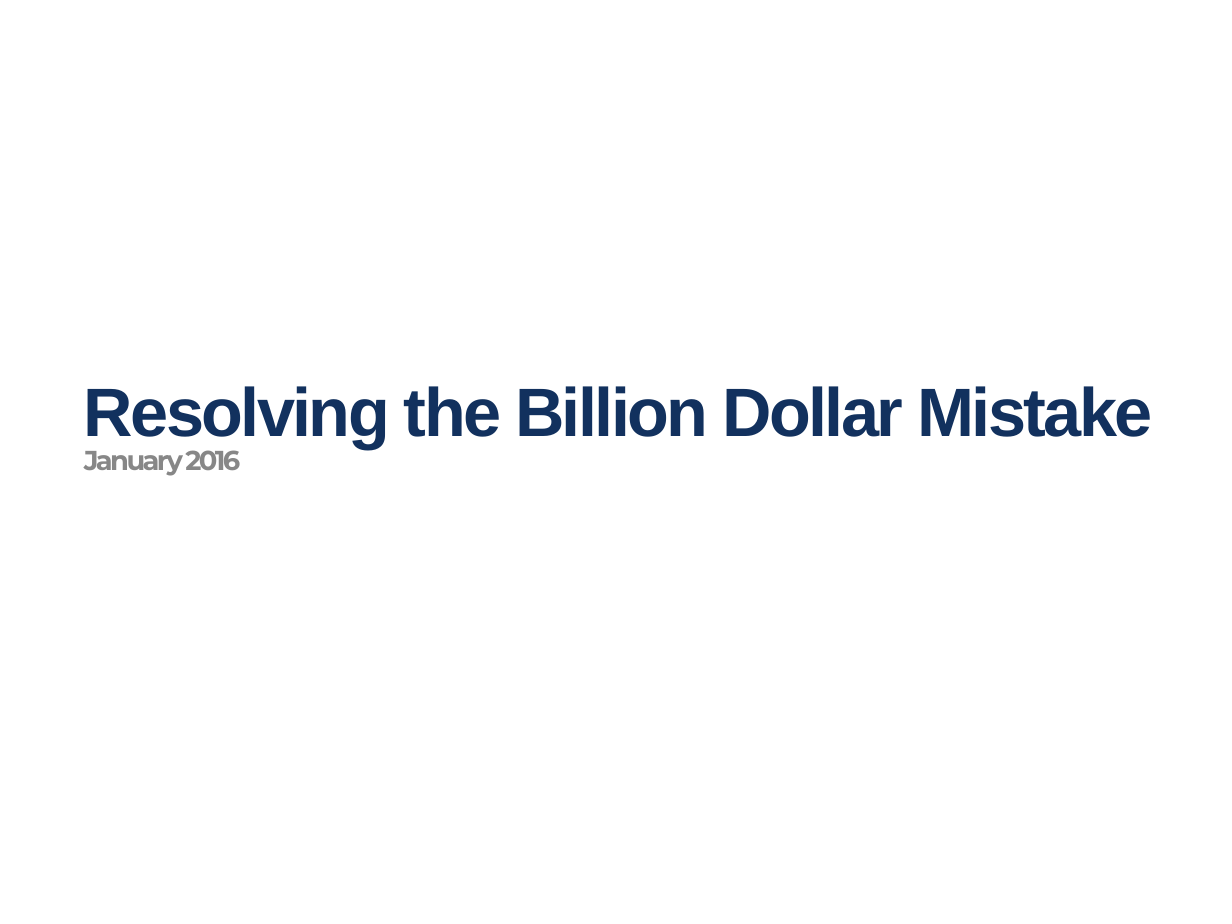
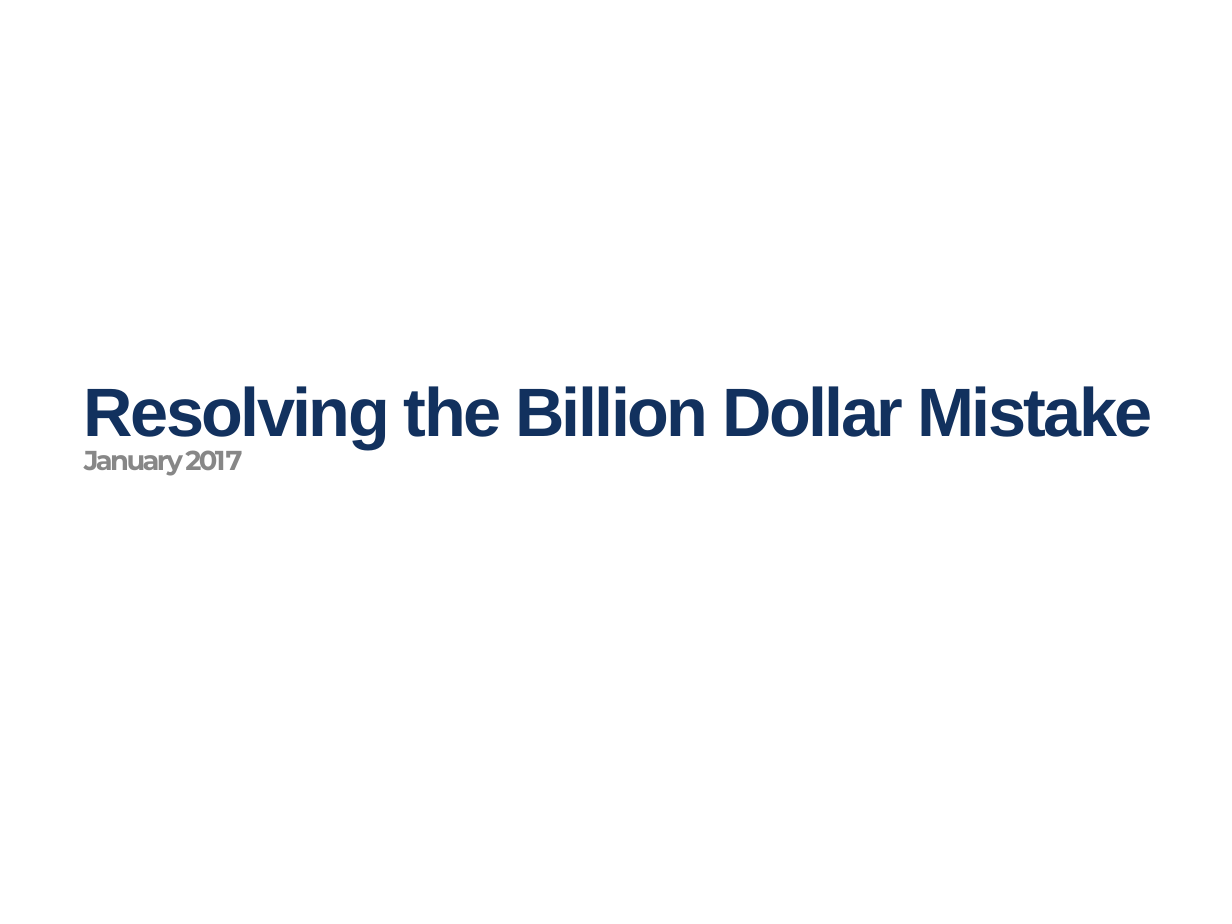
Before and after one commit to KirilToshev/FunctionalProgramming, a slide deck: slide 1 of The Billion Dolar Mistake.pptx. Drawn at 1232x924 pixels with LibreOffice and Linux fonts; fonts in the diff are those of the drawing; background and template pictures are left out. Boxes give left, top, right and bottom in pixels: in the first picture for what was removed or moved away, otherwise in the second. Text is boxed around its words. In the diff, an @@ line names an element or a change of style, - is before the commit and + after.

Commit message:
Presentation changes

```diff
--- a/The Billion Dolar Mistake.pptx
+++ b/The Billion Dolar Mistake.pptx
@@ text at (84,386,1152,476): text changed @@
-Resolving the Billion Dollar Mistake
-January 2016
+Resolving the Billion Dollar Mistake
+January 2017
```
